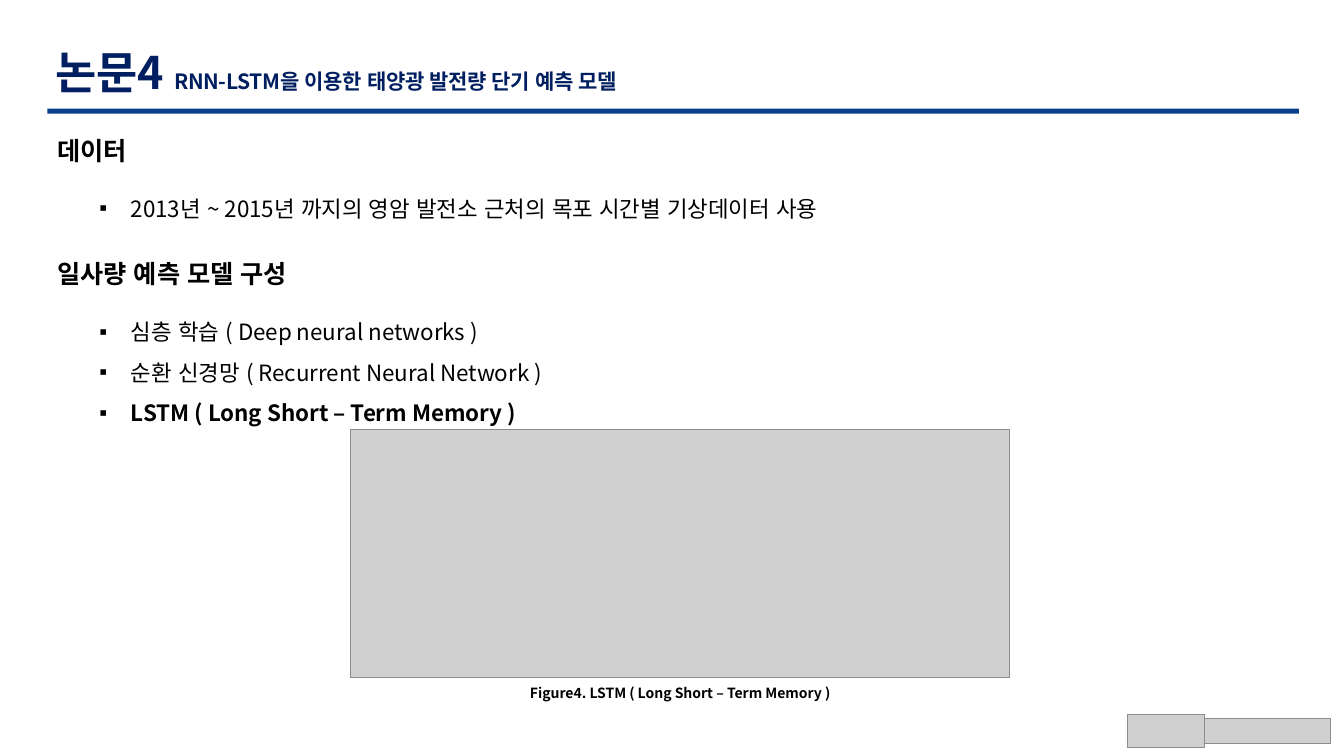
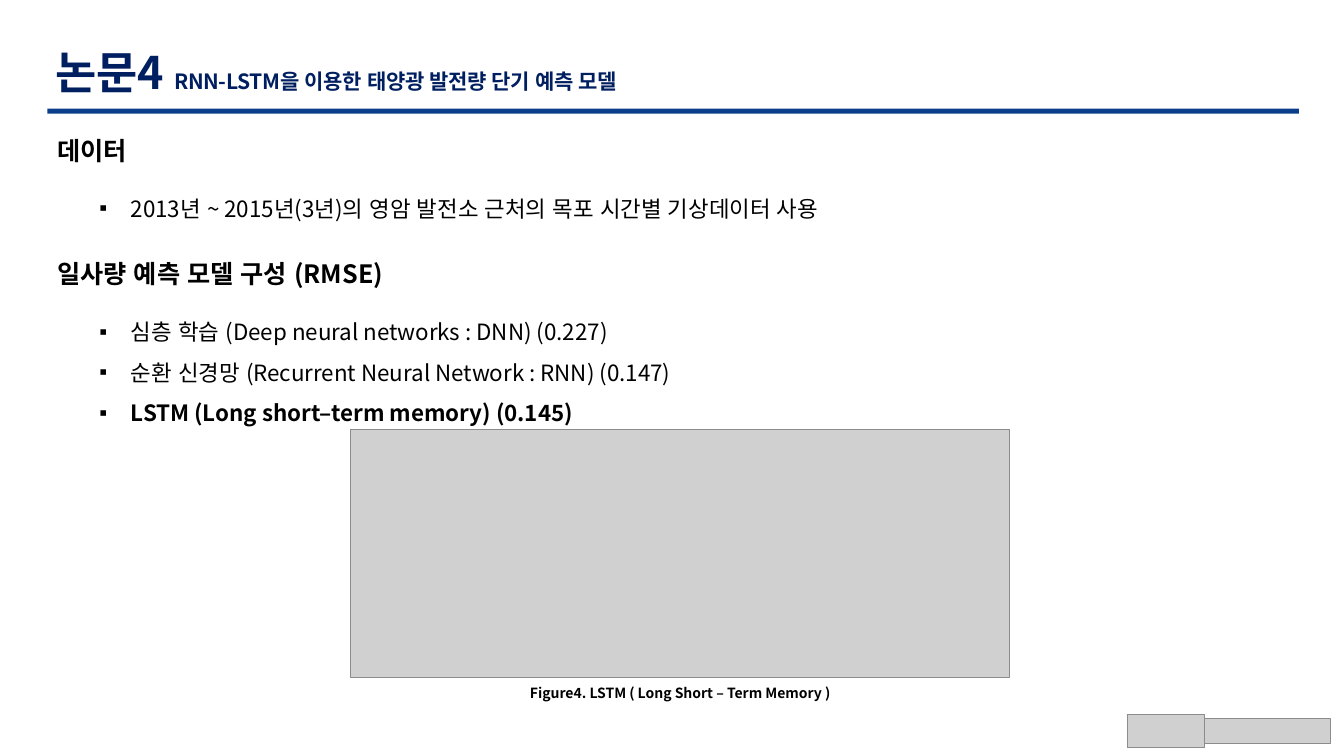
Before and after one commit to TaegyuHan/Solar_radiation_prediction_model, a slide deck: slide 12 of KICS_PT/[KICS] 동향 poster.pptx. Drawn at 1344x756 pixels with LibreOffice and Linux fonts; fonts in the diff are those of the drawing; grey boxes stand for pictures. Boxes give left, top, right and bottom in pixels: in the first picture for what was removed or moved away, otherwise in the second. Text is boxed around its words. In the diff, an @@ line names an element or a change of style, - is before the commit and + after.

```diff
--- a/KICS_PT/[KICS] 동향 poster.pptx
+++ b/KICS_PT/[KICS] 동향 poster.pptx
@@ text at box(131, 198, 818, 222): text changed @@
-▪ 2013년 ~ 2015년 까지의 영암 발전소 근처의 목포 시간별 기상데이터 사용
+▪ 2013년 ~ 2015년(3년)의 영암 발전소 근처의 목포 시간별 기상데이터 사용
@@ text at box(57, 262, 383, 288): text changed @@
-일사량 예측 모델 구성
+일사량 예측 모델 구성 (RMSE)
@@ text at box(131, 321, 671, 426): text changed @@
-▪ 심층 학습 ( Deep neural networks )
-▪ 순환 신경망 ( Recurrent Neural Network )
-▪ LSTM ( Long Short – Term Memory )
+▪ 심층 학습 (Deep neural networks : DNN) (0.227)
+▪ 순환 신경망 (Recurrent Neural Network : RNN) (0.147)
+▪ LSTM (Long short–term memory) (0.145)
```
Also in this commit, not shown: 11 other slides changed, 6 other files.
